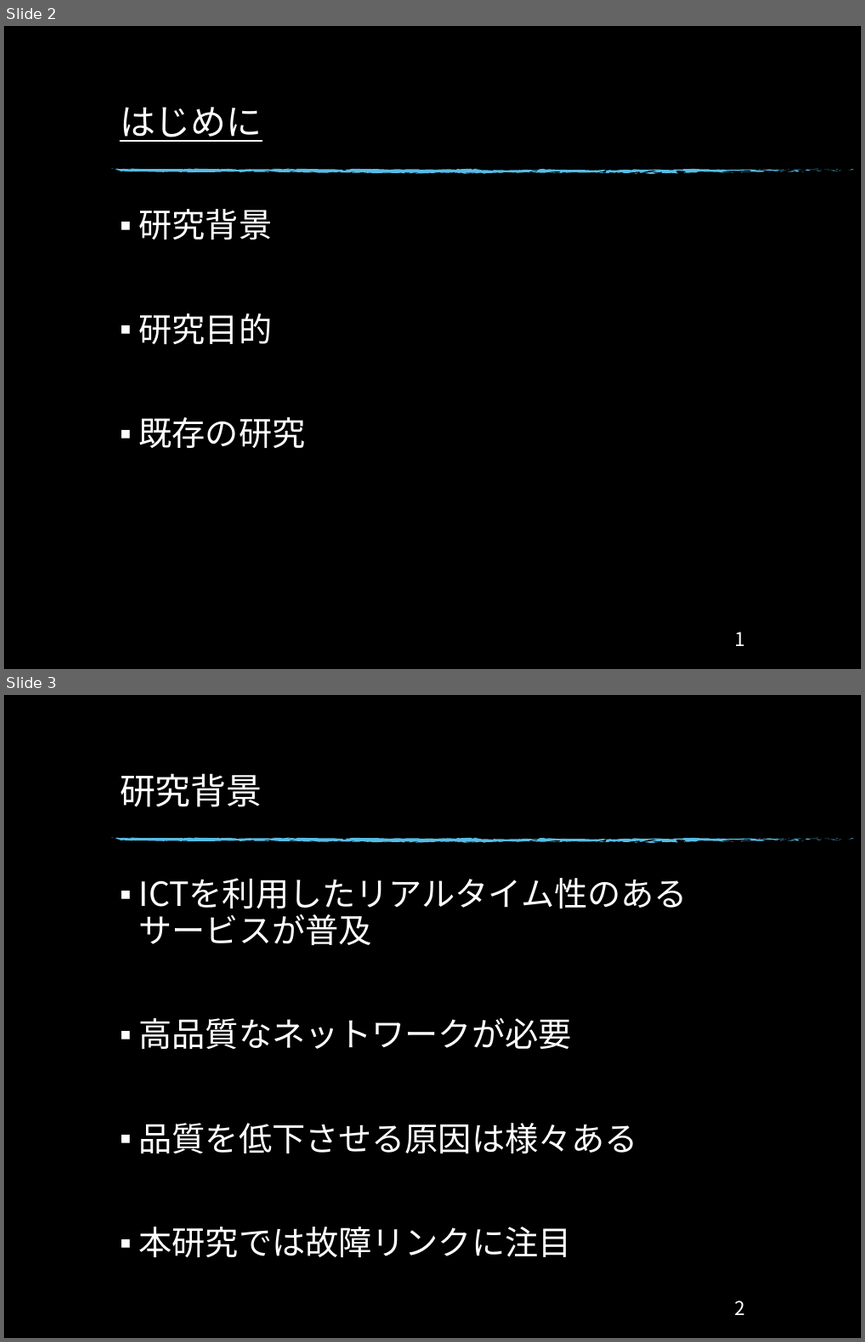
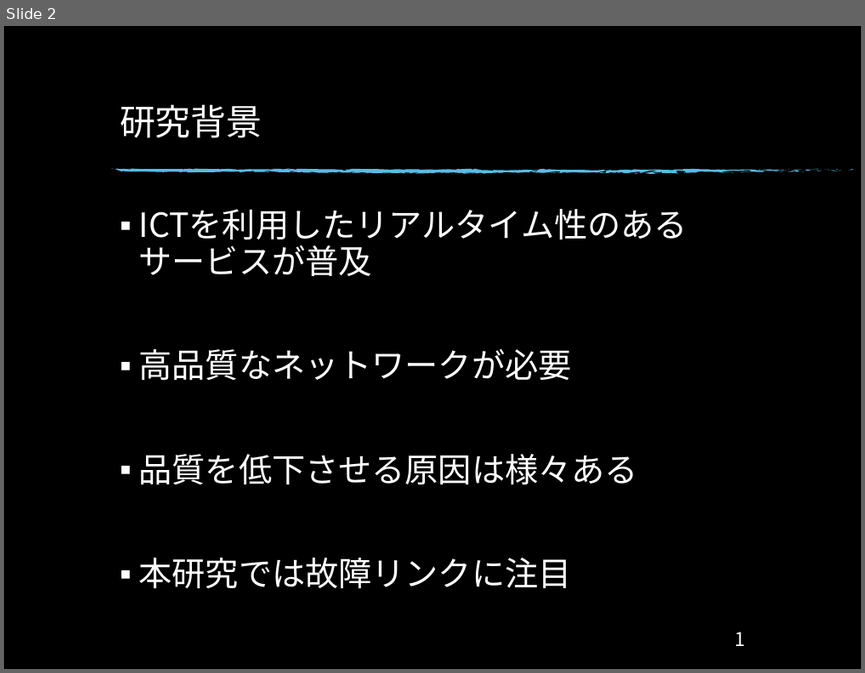
Before and after one commit to Ryo0021300/Monograph, a slide deck: Monograph/卒研発表_34.pptx. Shown one above the other, each under a label of ours: slides 2 and 3 before the commit, slide 2 after it. The pictures are 865x1342 and 865x673 pixels, drawn with LibreOffice and Linux fonts; fonts in the diff are those of the drawing; background and template pictures are left out. Boxes give left, top, right and bottom in pixels: in the first picture for what was removed or moved away, otherwise in the second. Text is boxed around its words. In the diff, an @@ line names an element or a change of style, - is before the commit and + after.

```diff
--- a/Monograph/卒研発表_34.pptx
+++ b/Monograph/卒研発表_34.pptx
@@ slide 2 removed at (4,26,861,669), background picture (left out); not listed: 74 template elements that a slide beside it also shows @@
@@ title removed at (120,107,262,142) @@
-はじめに
@@ text removed at (139,209,306,448) @@
-▪ 研究背景
-▪ 研究目的
-▪ 既存の研究
@@ page number removed at (735,631,745,646) @@
-1
@@ what was slide 3 is now slide 2 @@
@@ page number at (735,631,745,646): text changed @@
-2
+1
```
Also in this commit, not shown: 13 slides changed, 1 slide added, 6 other slides removed, 7 other files.
